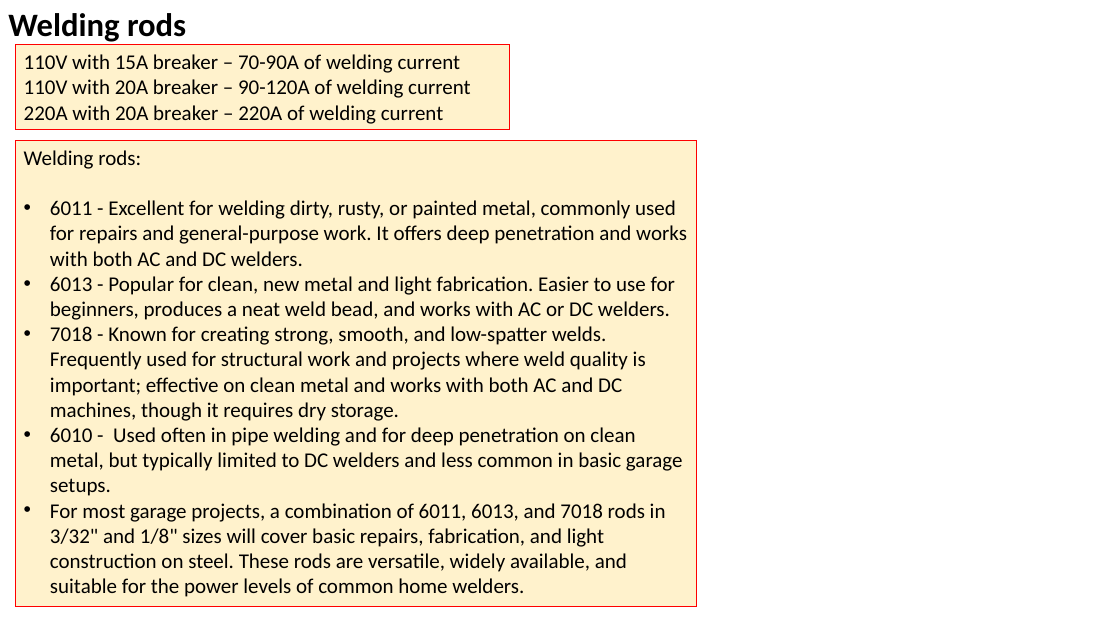
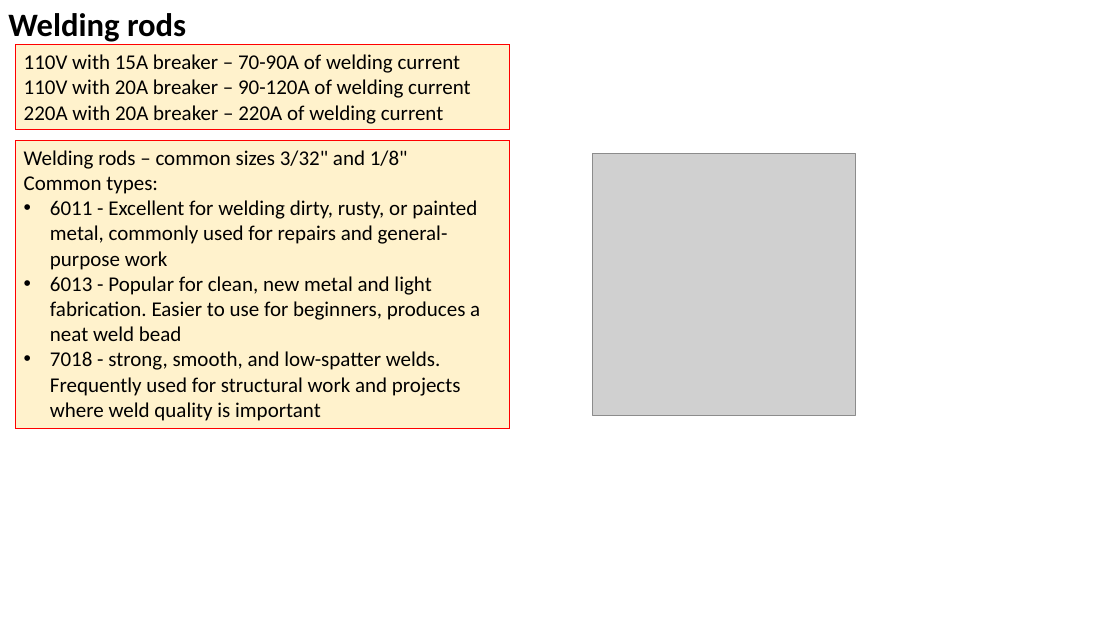
Before and after one commit to lselector/misc_farm, a slide deck: slide 3 of welding.pptx. Drawn at 1120x630 pixels with LibreOffice and Linux fonts; fonts in the diff are those of the drawing; grey boxes stand for pictures. Boxes give left, top, right and bottom in pixels: in the first picture for what was removed or moved away, otherwise in the second. Text is boxed around its words. In the diff, an @@ line names an element or a change of style, - is before the commit and + after.

```diff
--- a/welding.pptx
+++ b/welding.pptx
@@ rectangle "Welding rods – common sizes ...": place and size @@
-rectangle "Welding rods – common sizes ..." at box(15, 140, 696, 607)
+rectangle "Welding rods – common sizes ..." at box(15, 140, 510, 429)
@@ text in rectangle at box(24, 150, 480, 421): text changed @@
-Welding rods:
-• 6011 - Excellent for welding dirty, rusty, or painted metal, commonly used for repairs and general-purpose work. It offers deep penetration and works with both AC and DC welders.
-• 6013 - Popular for clean, new metal and light fabrication. Easier to use for beginners, produces a neat weld bead, and works with AC or DC welders.
-• 7018 - Known for creating strong, smooth, and low-spatter welds. Frequently used for structural work and projects where weld quality is important; effective on clean metal and works with both AC and DC machines, though it requires dry storage.
-• 6010 - Used often in pipe welding and for deep penetration on clean metal, but typically limited to DC welders and less common in basic garage setups.
-• For most garage projects, a combination of 6011, 6013, and 7018 rods in 3/32" and 1/8" sizes will cover basic repairs, fabrication, and light construction on steel. These rods are versatile, widely available, and suitable for the power levels of common home welders.
+Welding rods – common sizes 3/32" and 1/8"
+Common types:
+• 6011 - Excellent for welding dirty, rusty, or painted metal, commonly used for repairs and general-purpose work
+• 6013 - Popular for clean, new metal and light fabrication. Easier to use for beginners, produces a neat weld bead
+• 7018 - strong, smooth, and low-spatter welds. Frequently used for structural work and projects where weld quality is important
@@ picture added at box(592, 153, 854, 415) @@
```
Also in this commit, not shown: 4 other slides changed.
